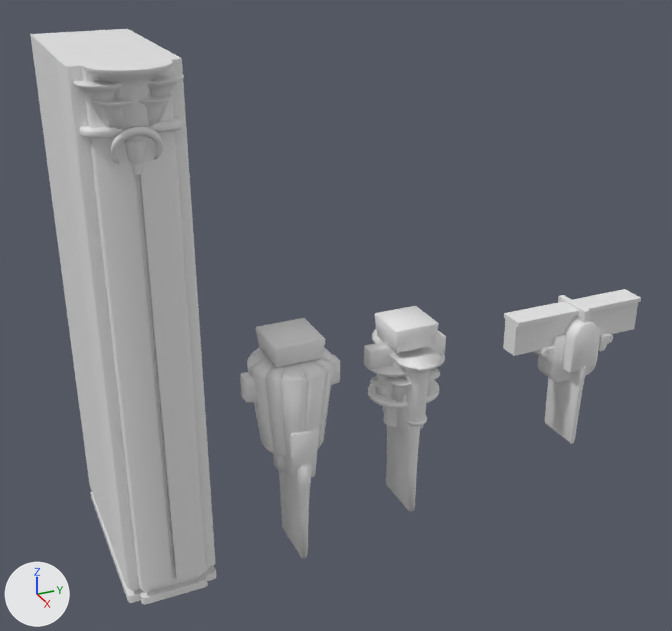
The FBX model ProjetFirstPerson/Assets/Art/3D/Fbx/Architecture/Clean/Export_Groupe_/Export_Groupe_09.fbx: old version first, new version second.
Camera for both pictures: a 50 mm lens placed at (-4.95, 3.71, 12.36), pointed at (-20.81, 10.85, 4.43). Arrows for +X, +Y and +Z are at lower left; the lights stay in place. Where no turn or scale is listed for an object, it has been applied to the vertices.

Names of what the first picture shows: 'SM_S_WallPillar_01_low', 'Top_ML_01_low', 'Top_ML_02_low', 'Top_ML_03_low'.
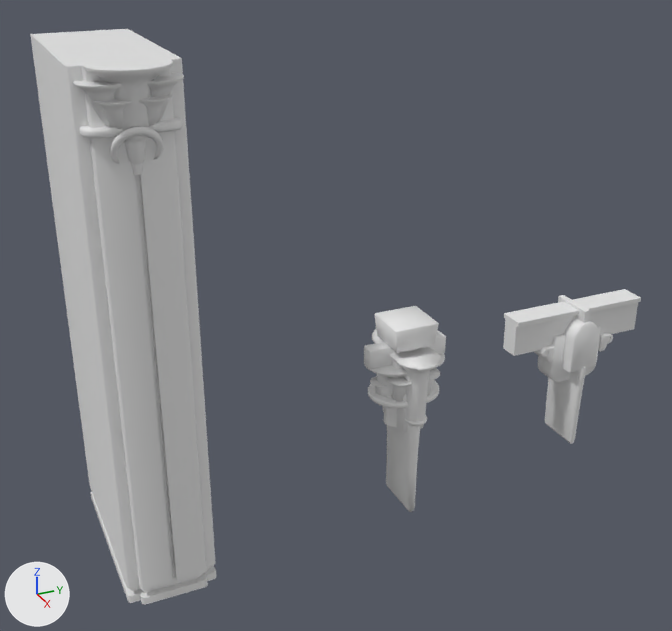
Boxes [x1, y1, x2, y2] around the edits, measured in the pictures (672 x 631 px):
'Top_ML_01_low', deleted
    before: [240, 318, 340, 559]

The edits, one by one:
Object 'Top_ML_01_low' (ob_top_ml_01_low) is deleted.
